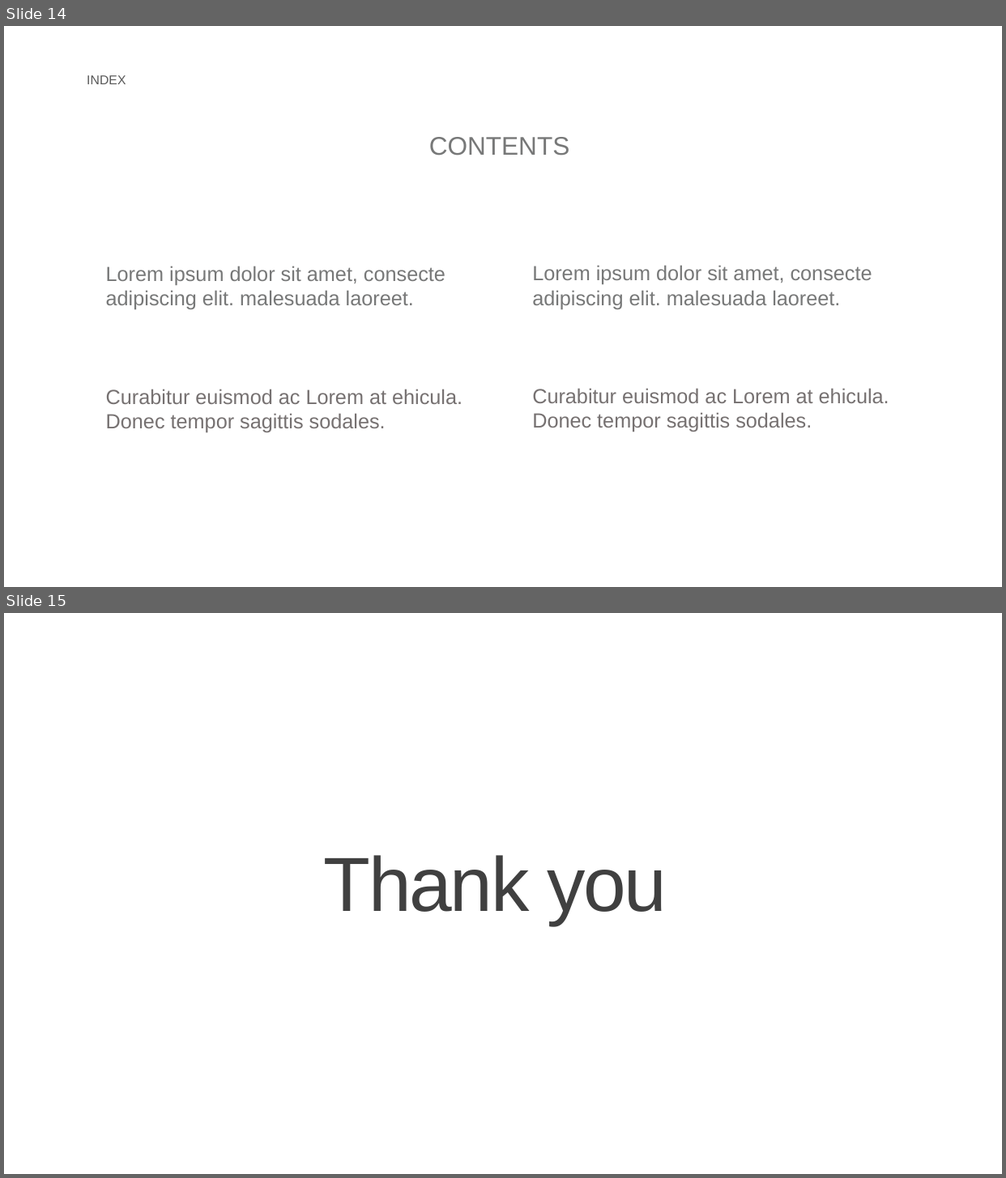
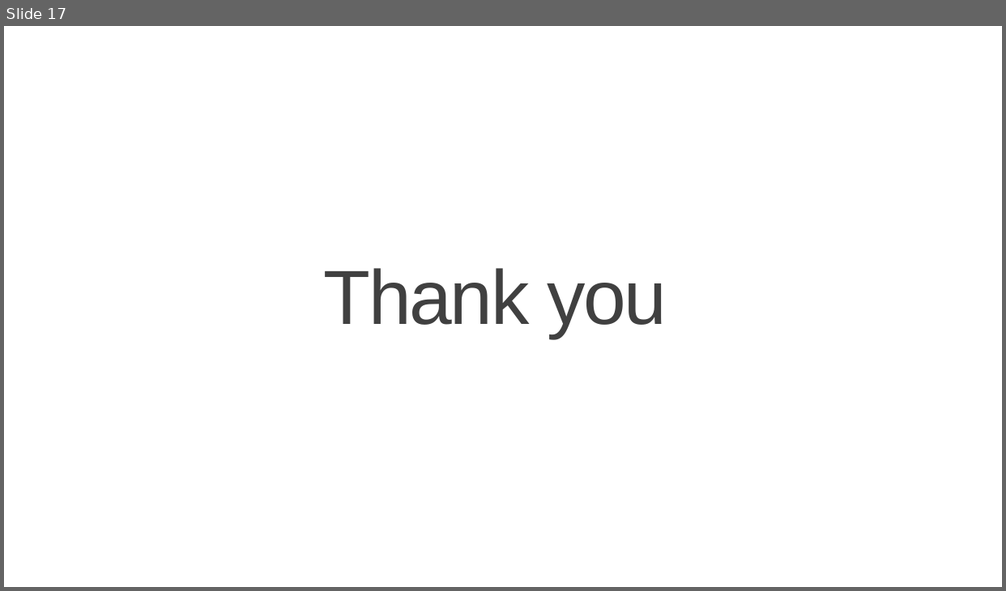
Before and after one commit to KJGoody/Daemonis, a slide deck: Deamonis(데모니스) 기획서/Daemonis PPT.pptx. Shown one above the other, each under a label of ours: slides 14 and 15 before the commit, slide 17 after it. The pictures are 1006x1178 and 1006x591 pixels, drawn with LibreOffice and Linux fonts; fonts in the diff are those of the drawing; background and template pictures are left out. Boxes give left, top, right and bottom in pixels: in the first picture for what was removed or moved away, otherwise in the second. Text is boxed around its words. In the diff, an @@ line names an element or a change of style, - is before the commit and + after.

```diff
--- a/Deamonis(데모니스) 기획서/Daemonis PPT.pptx
+++ b/Deamonis(데모니스) 기획서/Daemonis PPT.pptx
@@ slide 14 removed at (4,26,1002,587), background picture (left out) @@
@@ text removed at (87,75,126,84) @@
-INDEX
@@ text removed at (429,137,569,156) @@
-CONTENTS
@@ text removed at (106,266,462,433) @@
-Lorem ipsum dolor sit amet, consecte
-adipiscing elit. malesuada laoreet.
-Curabitur euismod ac Lorem at ehicula. Donec tempor sagittis sodales.
@@ text removed at (532,265,889,432) @@
-Lorem ipsum dolor sit amet, consecte
-adipiscing elit. malesuada laoreet.
-Curabitur euismod ac Lorem at ehicula. Donec tempor sagittis sodales.
@@ what was slide 15 is now slide 17 @@
```
Also in this commit, not shown: 2 slides changed, 13 slides added, 10 other slides removed, 1 other file.
